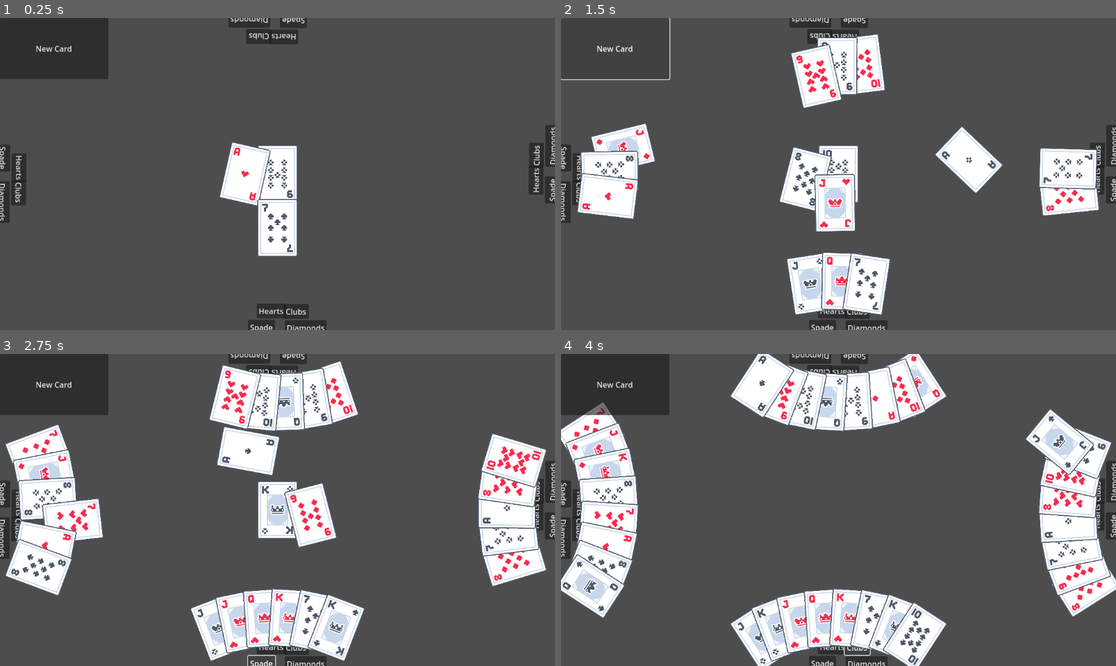
Above: before the commit, frames 1-4 (two rows, left to right).
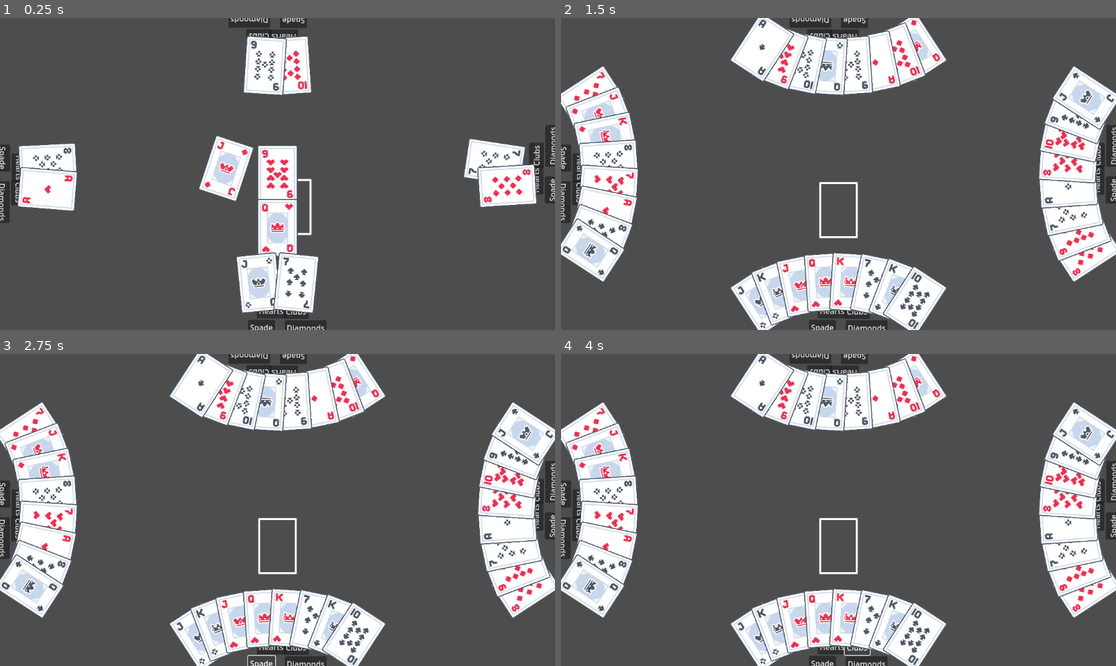
Above: after the commit, the same moments.

Repository: MathieuVavrille/BeloteAI
Game: Godot game, scene res://deal_ui.tscn
Two runs of this game, one before a commit and one after it. Both use one fixed random seed, a clock stepped at 60 frames per second and the inputs below. Before the commit the project has no main scene; this scene is started directly in both runs.
Inputs (mouse positions are in pixels of both pictures, inside the frame that each line leads up to):
- Up to frame 1 (0.25 s): no input
- Up to frame 2 (1.5 s): click (616, 49) at 0.5 s, where only the run before the commit has a clickable "New Card"; click (616, 49) at 1.25 s, where only the run before the commit has a clickable "New Card"
- Up to frame 3 (2.75 s): click "Spade" at 2 s
- Up to frame 4 (4 s): click "Hearts" at 2.75 s; click "Clubs" at 3.5 s

The runs differ from the first frame. In frame 1, 15% of the frame differs, in the area x 0-97%, y 0-95%; in frame 2, 26%, in the area x 0-100%, y 0-100%; in frame 3, 22%; in frame 4, 7.4%.
Error before the commit: Invalid access to property or key 'global_position' on a base object of type 'Nil'. (res://hand.gd:26)

Commit message:
playing cards turn weirdly

Diff:
--- a/card.gd
+++ b/card.gd
@@ -10,10 +10,7 @@
 @export_range(1, 13) var rank: int = 1
 
 var flip_duration = 0.5
-
-var scale_speed = 1
-
-var angle = 0.
+var highlighted = false
 
 func _ready() -> void:
 	load_texture()
@@ -25,6 +22,7 @@
 func _process(_delta: float) -> void:
 	if Input.is_action_just_pressed("ui_accept"):
 		flip_card()
+	$Sprites/Highlight.visible = highlighted
 
 func tween_scale(goal_scale):
 	var tween = create_tween()
--- a/card.tscn
+++ b/card.tscn
@@ -1,8 +1,9 @@
-[gd_scene load_steps=5 format=3 uid="uid://dswcmqe8koryp"]
+[gd_scene load_steps=6 format=3 uid="uid://dswcmqe8koryp"]
 
 [ext_resource type="Script" path="res://card.gd" id="1_r0jx5"]
 [ext_resource type="Texture2D" uid="uid://ben7qqx34vpkq" path="res://assets/cards/card_back.png" id="2_wokpp"]
 [ext_resource type="Texture2D" uid="uid://dp7k4aq6freb1" path="res://assets/cards/card_clubs_02.png" id="3_fk6bm"]
+[ext_resource type="Texture2D" uid="uid://crjmbcicyorp2" path="res://assets/card_placeholder.png" id="4_k80fm"]
 
 [sub_resource type="RectangleShape2D" id="RectangleShape2D_fbare"]
 size = Vector2(136, 208)
@@ -22,6 +23,11 @@
 scale = Vector2(0.5, 0.5)
 texture = ExtResource("3_fk6bm")
 
+[node name="Highlight" type="Sprite2D" parent="Sprites"]
+modulate = Color(1, 1, 0, 1)
+scale = Vector2(0.5, 0.5)
+texture = ExtResource("4_k80fm")
+
 [node name="Area2D" type="Area2D" parent="Sprites"]
 scale = Vector2(0.5, 0.5)
 
--- a/deal_ui.gd
+++ b/deal_ui.gd
@@ -5,9 +5,11 @@
 
 func _ready():
 	for i in range(32):
-		get_tree().create_timer(0.5 / 4. * i).timeout.connect(_on_new_card_pressed)
+		get_tree().create_timer(Hand.CARD_MOVEMENT_DURATION / 4. * i).timeout.connect(deal_card)
+	for hand in [$Bottom/Hand, $Left/Hand, $Top/Hand, $Right/Hand]:
+		hand.play_card.connect($Deck/Trick.add_child_card)
 
-func _on_new_card_pressed() -> void:
+func deal_card() -> void:
 	var dealt_card = $Deck/Deck.cards.pop_back()
 	[$Bottom/Hand, $Left/Hand, $Top/Hand, $Right/Hand][hand_to_deal%4].add_child_card(dealt_card)  # create_card(dealt_card.suit, dealt_card.rank)
 	hand_to_deal += 1
--- a/deal_ui.tscn
+++ b/deal_ui.tscn
@@ -1,8 +1,9 @@
-[gd_scene load_steps=4 format=3 uid="uid://dkk38htl82o2u"]
+[gd_scene load_steps=5 format=3 uid="uid://dkk38htl82o2u"]
 
 [ext_resource type="Script" path="res://deal_ui.gd" id="1_5pn1d"]
 [ext_resource type="PackedScene" uid="uid://df222ixkn7ded" path="res://hand.tscn" id="1_yt3dj"]
 [ext_resource type="PackedScene" uid="uid://ci45mgplbp82a" path="res://deck.tscn" id="2_kbnab"]
+[ext_resource type="PackedScene" uid="uid://cuvgfj56j24mb" path="res://trick.tscn" id="4_uqded"]
 
 [node name="DealUI" type="Control"]
 layout_mode = 3
@@ -79,10 +80,4 @@
 
 [node name="Deck" parent="Deck" instance=ExtResource("2_kbnab")]
 
-[node name="NewCard" type="Button" parent="."]
-layout_mode = 0
-offset_right = 225.0
-offset_bottom = 127.0
-text = "New Card"
-
-[connection signal="pressed" from="NewCard" to="." method="_on_new_card_pressed"]
+[node name="Trick" parent="Deck" instance=ExtResource("4_uqded")]
--- a/deck.tscn
+++ b/deck.tscn
@@ -7,4 +7,5 @@
 script = ExtResource("1_40k4k")
 
 [node name="FakeCard" type="Sprite2D" parent="."]
+scale = Vector2(0.5, 0.5)
 texture = ExtResource("2_y5hfa")
--- a/hand.gd
+++ b/hand.gd
@@ -1,24 +1,25 @@
 extends Node2D
+class_name Hand
+
+signal play_card(card: Card)
 
 @export var small_radius = 100
 @export var big_radius = 200
 @export var natural_order = true
 
 const CARD_SCENE = preload("res://card.tscn")
-var min_angle = PI / 5
-var max_angle = PI - min_angle
+const CARD_MOVEMENT_DURATION = 0.1
 var angle_between_cards = PI / 12
 
 var cards = []
-var cards_goal_angles = []
-var ANGLE_SPEED = PI / 2
 
 
 func _input(event):
 	if event is InputEventMouseButton and event.pressed:
 		for i in range(len(cards)-1, -1, -1):
 			if cards[i].is_hovered:
-				print(cards[i].suit, " ", cards[i].rank)
+				play_card.emit(cards.pop_at(i))
+				position_cards()
 				return
 
 
@@ -57,14 +58,10 @@
 		var angle = PI/2 - angle_between_cards * (i - (len(cards)-1) / 2.)
 		var goal_position = Vector2(cos(angle) * big_radius, -sin(angle) * small_radius)
 		var card_rotation = -small_radius**2 * goal_position.x / big_radius**2 / goal_position.y
-		cards[i].tween_position(goal_position, atan(card_rotation), 0.5)
+		cards[i].tween_position(goal_position, atan(card_rotation), CARD_MOVEMENT_DURATION)
 		get_tree().create_timer(0.25).timeout.connect(func(): cards[i].z_index=i)
 		#cards[i].z_index = i
 
-#func compute_goal_angles():
-#	cards_goal_angles = []
-#	for i in range(len(cards)):
-#		cards_goal_angles.append()
 
 func swap_cards(i, j):
 	var cardi = cards[i]
--- a/project.godot
+++ b/project.godot
@@ -11,6 +11,7 @@
 [application]
 
 config/name="BeloteAI"
+run/main_scene="res://deal_ui.tscn"
 config/features=PackedStringArray("4.3", "GL Compatibility")
 config/icon="res://icon.svg"
 
--- /dev/null
+++ b/trick.gd
@@ -0,0 +1,57 @@
+extends Node2D
+
+const RADIUS = 75
+
+var start_direction = 0
+var placeholder_angle = 0.
+var cards = []
+var best_card = null
+var trump = Card.Suit.SPADES
+
+# Called when the node enters the scene tree for the first time.
+func _ready() -> void:
+	#$Placeholder.position = Vector2(cos((len(cards)+start_direction) * PI/ 2), sin((len(cards) + start_direction)*PI/2)) * RADIUS
+	move_placeholder()#$Placeholder.rotation = (len(cards) + 1 + start_direction)*PI/2 + 3*PI/2
+
+
+# Called every frame. 'delta' is the elapsed time since the previous frame.
+func _process(delta: float) -> void:
+	$Placeholder.position = Vector2(cos($Placeholder.rotation + PI/2), sin($Placeholder.rotation + PI/2)) * RADIUS
+
+const MOVE_SPEED = 0.25
+func move_placeholder():
+	#var pos_tween = create_tween()
+	#pos_tween.tween_property($Placeholder, "position", Vector2(cos(-start_index * PI/ 2), sin(start_index*PI/2)) * RADIUS, MOVE_SPEED)
+	var rot_tween = create_tween()
+	rot_tween.tween_property($Placeholder, "rotation", (len(cards) + 1 + start_direction)*PI/2 + 3*PI/2, MOVE_SPEED)
+
+
+func add_child_card(card):
+	var global_pos = card.global_position  # Save global position
+	var global_rot = card.global_rotation  # Save global rotation
+	card.get_parent().remove_child(card)  # Remove from old parent
+	add_child(card)  # Add to new parent
+	card.global_position = global_pos  # Restore position
+	card.global_rotation = global_rot  # Restore rotation
+
+	cards.append(card)
+	if best_card == null or Card.generate_order(trump).call(cards[best_card], card):
+		best_card = len(cards) - 1
+	print("-----")
+	print(card.rotation_degrees)
+	print($Placeholder.rotation_degrees)
+	if card.rotation_degrees < 0:
+		print("if ", card.rotation_degrees)
+		card.rotation_degrees += 360
+	print(card.rotation_degrees)
+	print(fmod($Placeholder.rotation-0.01, 2 * PI))
+	cards.back().tween_position($Placeholder.position, fmod($Placeholder.rotation-0.01, 2 * PI)+0.01 + deg_to_rad(randi()%50 - 25), .5)
+	cards.back().z_index = len(cards) - 1
+	if len(cards) < 4:
+		move_placeholder()
+	else:
+		get_tree().create_timer(1.).timeout.connect(bring_all_cards)
+
+func bring_all_cards():
+	for card in cards:
+		card.tween_position(Vector2.ZERO, 0, 1.)
--- /dev/null
+++ b/trick.tscn
@@ -0,0 +1,12 @@
+[gd_scene load_steps=3 format=3 uid="uid://cuvgfj56j24mb"]
+
+[ext_resource type="Script" path="res://trick.gd" id="1_ukngm"]
+[ext_resource type="Texture2D" uid="uid://crjmbcicyorp2" path="res://assets/card_placeholder.png" id="2_4hvcy"]
+
+[node name="Trick" type="Node2D"]
+script = ExtResource("1_ukngm")
+
+[node name="Placeholder" type="Sprite2D" parent="."]
+z_index = 1
+scale = Vector2(0.5, 0.5)
+texture = ExtResource("2_4hvcy")
Binary file added: assets/card_placeholder.png
Binary file changed: assets/cards/card_back.png
